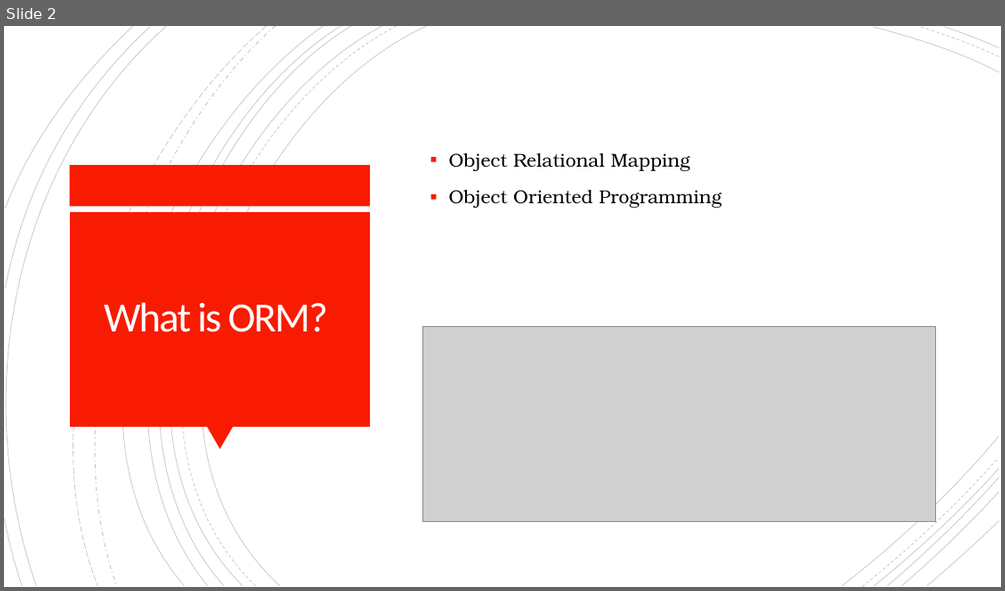
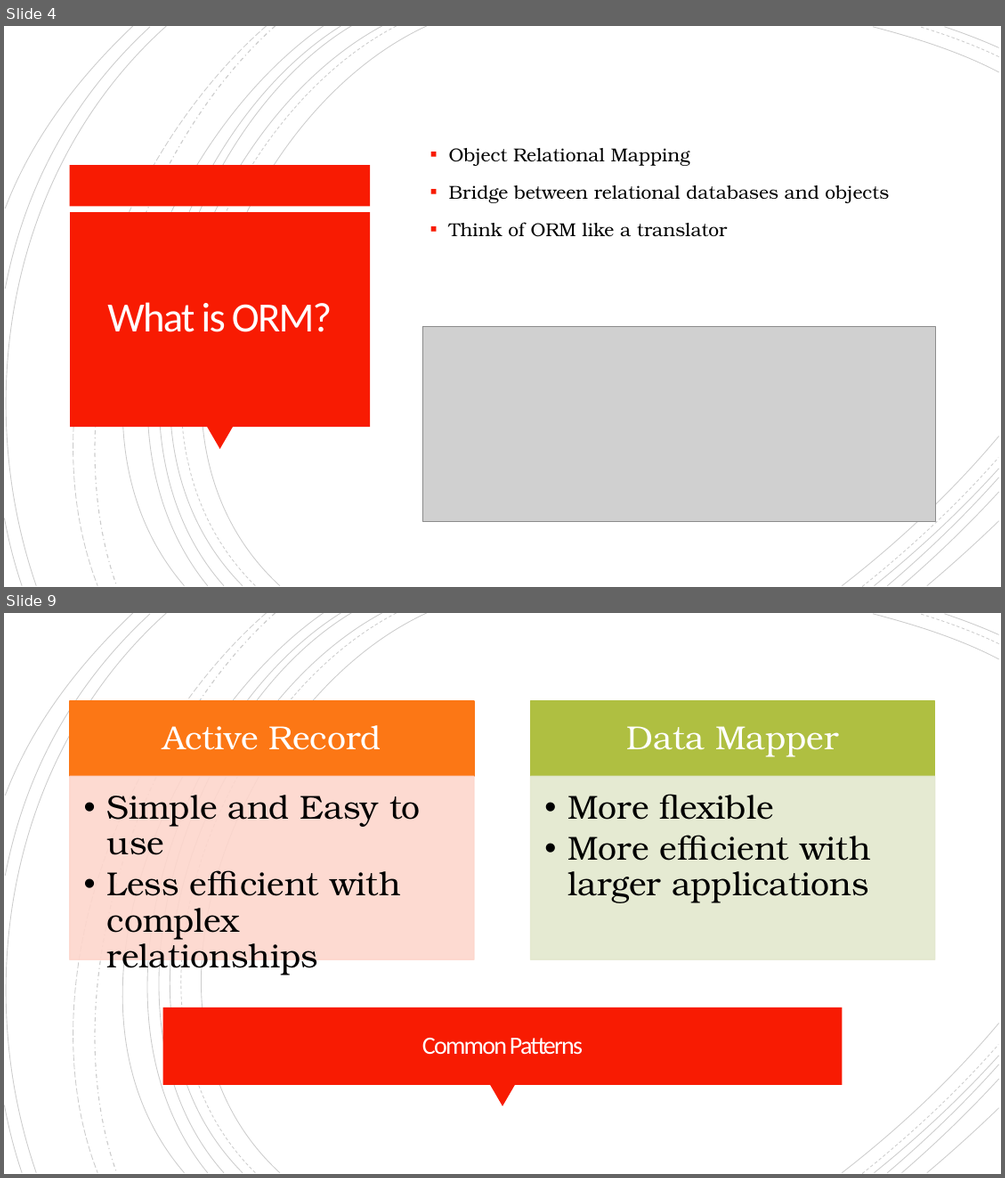
Before and after one commit to isjxn/ORM-Barcamp, a slide deck: ORM_Barcamp_Presentation.pptx. Shown one above the other, each under a label of ours: slide 2 before the commit, slides 4 and 9 after it; the slides between them are not shown. The pictures are 1005x591 and 1005x1178 pixels, drawn with LibreOffice and Linux fonts; fonts in the diff are those of the drawing; grey boxes stand for pictures. Boxes give left, top, right and bottom in pixels: in the first picture for what was removed or moved away, otherwise in the second. Text is boxed around its words. In the diff, an @@ line names an element or a change of style, - is before the commit and + after.

```diff
--- a/ORM_Barcamp_Presentation.pptx
+++ b/ORM_Barcamp_Presentation.pptx
@@ slide 9 added at [4,613,1001,1174], background #FFFFFF; not listed: 18 template elements that a slide beside it also shows @@
@@ rectangle added at [4,613,1001,1174], fill #FFFFFF @@
@@ group added at [4,613,999,1174]: 21 freeform shapes @@
@@ group added at [70,701,935,975]: 4 rectangles, 4 texts @@
+Active Record
+  • Simple and Easy to use
+  • Less efficient with complex relationships
+Data Mapper
+  • More flexible
+  • More efficient with larger applications
@@ rectangle added at [163,1007,842,1085], fill #F81B02 @@
@@ title added at [422,1038,582,1054], 24 pt, text #FFFEFF @@
+Common Patterns
@@ triangle added at [490,1085,515,1107], fill #F81B02 @@
@@ what was slide 2 is now slide 4 @@
@@ slide 4 changed as well @@
@@ text at [449,185,889,237]: text changed @@
-▪ Object Oriented Programming
+▪ Bridge between relational databases and objects
+▪ Think of ORM like a translator
@@ title "What is ORM?": place and size @@
-title "What is ORM?" at [104,302,328,332]
+title "What is ORM?" at [107,302,332,332]
```
Also in this commit, not shown: 2 other slides changed, 12 other slides added, 3 slides removed, 1 other file.
